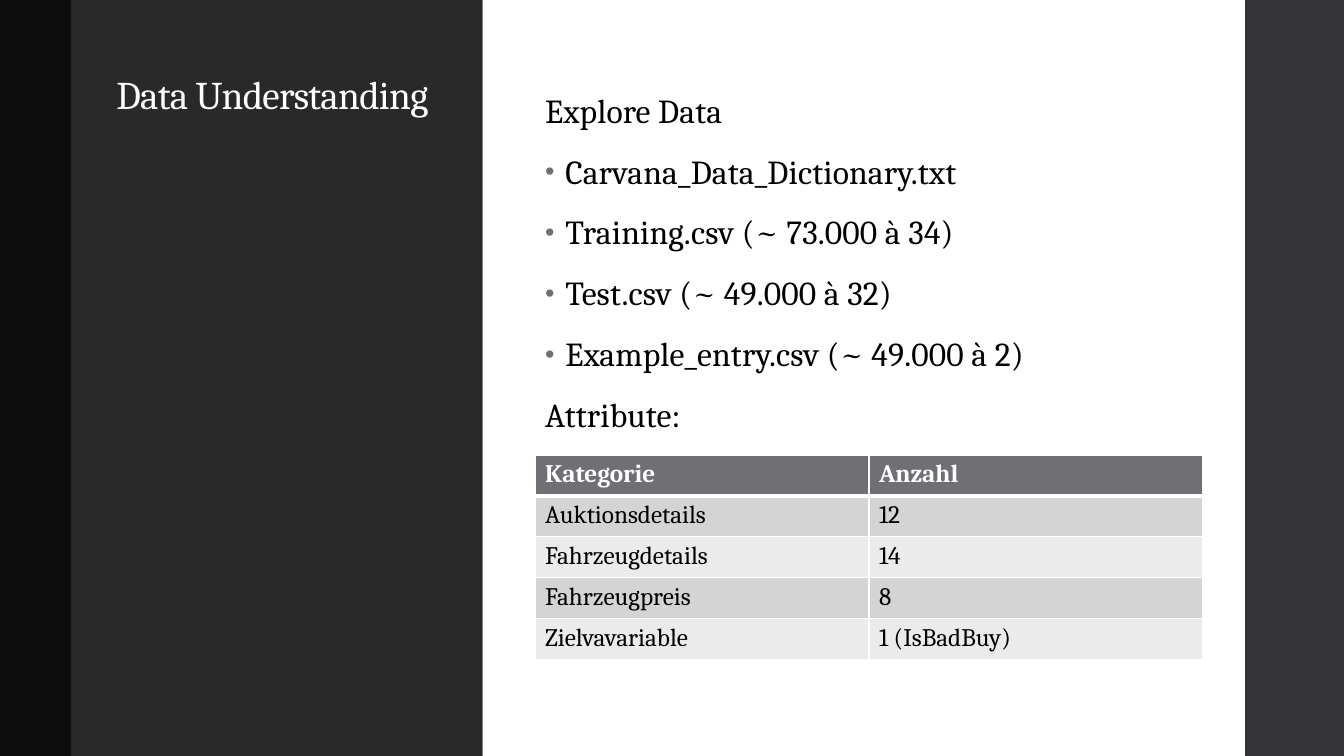
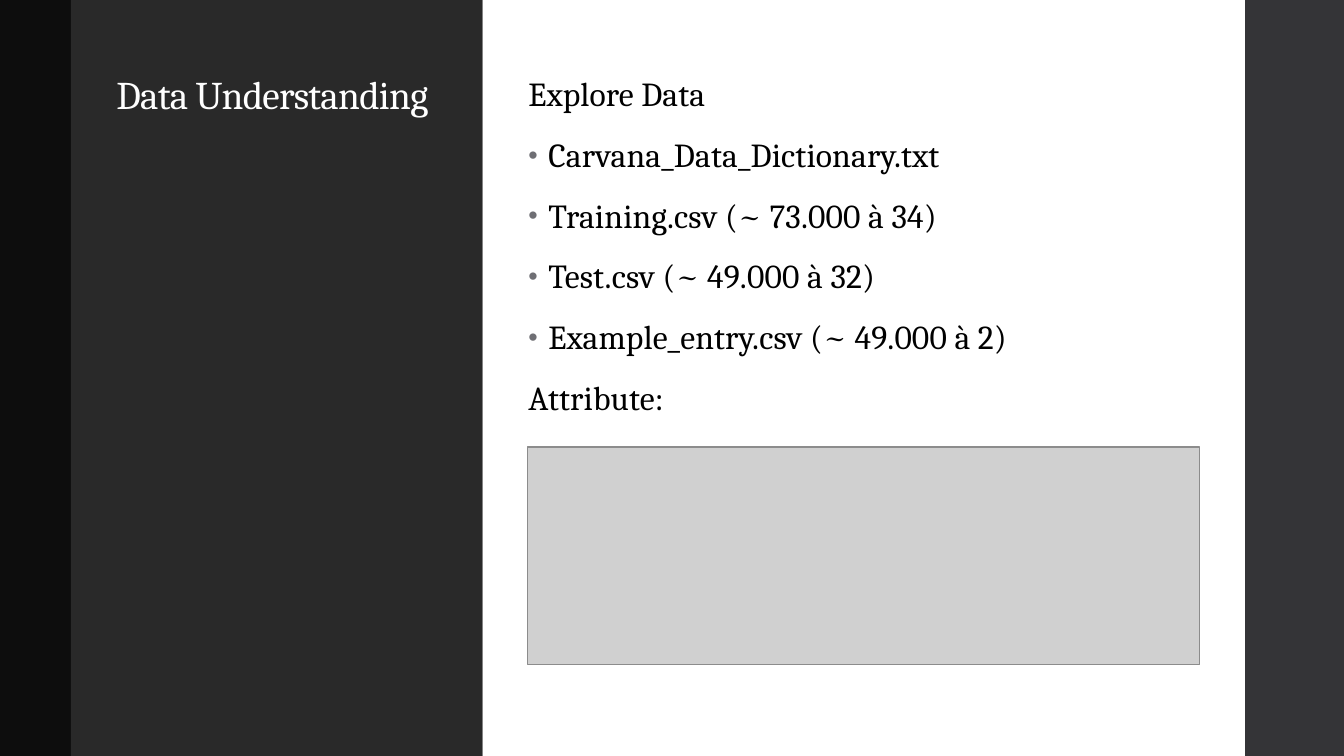
Before and after one commit to fab796/Studienarbeit, a slide deck: slide 5 of Don‘t Get Kicked.pptx (slide 6 before the commit). Drawn at 1344x756 pixels with LibreOffice and Linux fonts; fonts in the diff are those of the drawing; grey boxes stand for pictures. Boxes give left, top, right and bottom in pixels: in the first picture for what was removed or moved away, otherwise in the second. Text is boxed around its words. In the diff, an @@ line names an element or a change of style, - is before the commit and + after.

Commit message:
PP ready

```diff
--- a/Don‘t Get Kicked.pptx
+++ b/Don‘t Get Kicked.pptx
@@ text "Explore Data" moved from (x1=545, y1=99, x2=1024, y2=428) to (x1=528, y1=82, x2=1007, y2=411) @@
@@ picture added at (x1=528, y1=447, x2=1201, y2=664) @@
@@ table removed at (x1=535, y1=455, x2=1203, y2=659), 5 rows, 2 columns @@
-Kategorie | Anzahl
-Auktionsdetails | 12
-Fahrzeugdetails | 14
-Fahrzeugpreis | 8
-Zielvavariable | 1 (IsBadBuy)
```
Also in this commit, not shown: 8 slides added, 3 slides removed.
